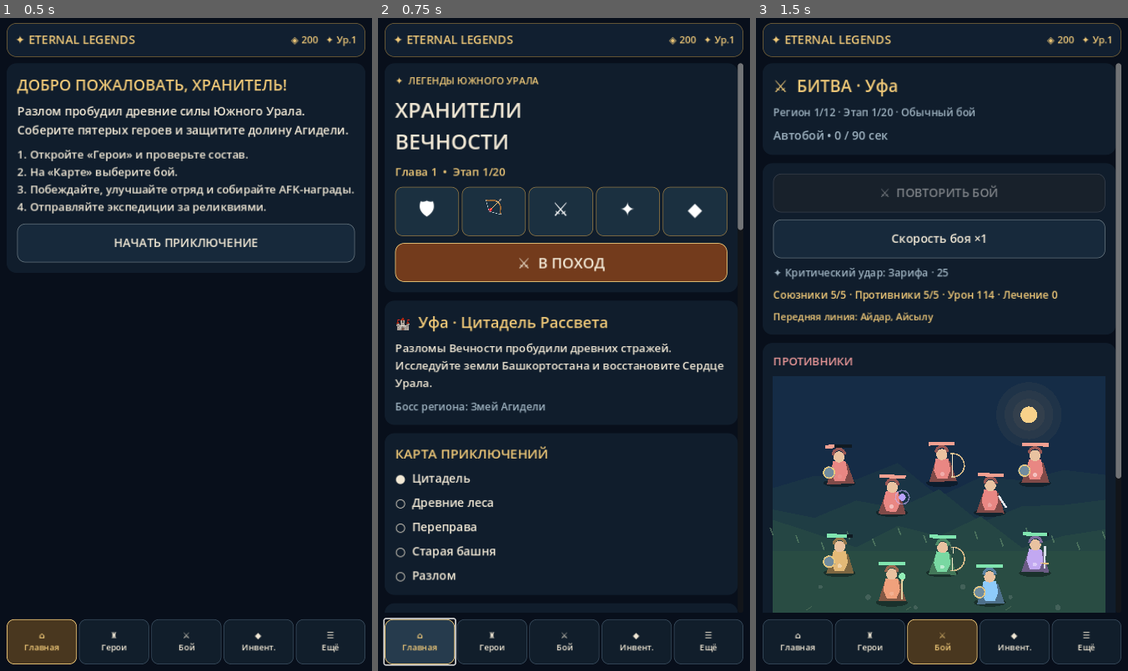
Above: before the commit, frames 1-3 (left to right).
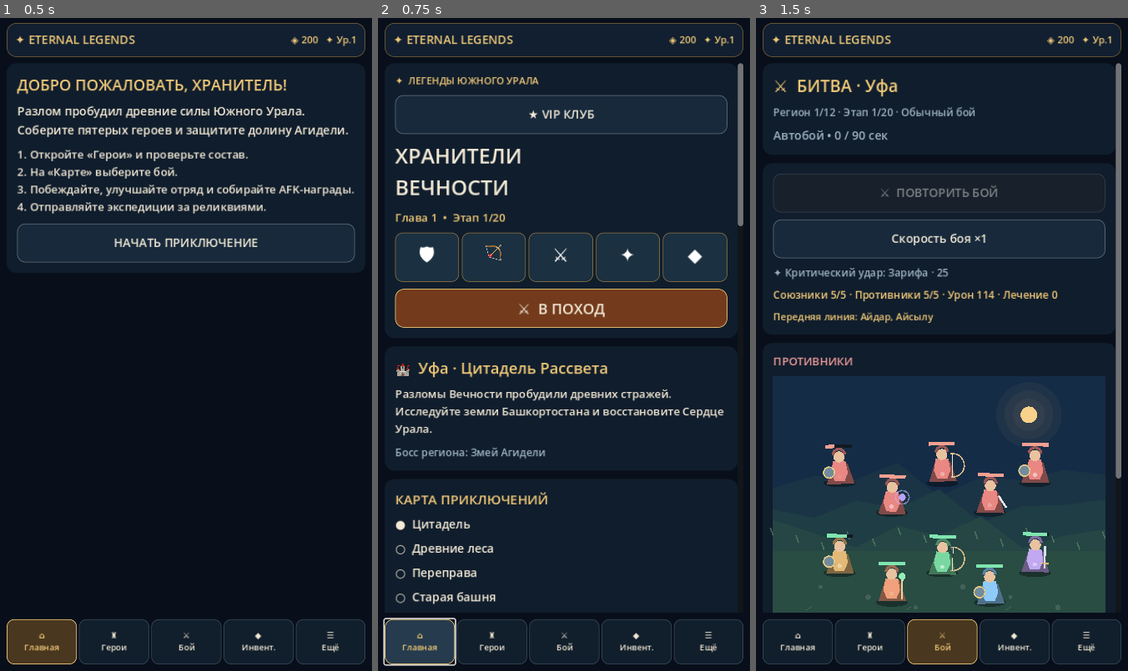
Above: after the commit, the same moments.

Repository: maillunex-lang/5x5
Game: Godot game, scene res://scenes/main.tscn
Same seed, same stepped clock (60 frames per second), same inputs: the game is played once before the commit and once after it.
Inputs:
- Up to frame 1 (0.5 s): no input
- Up to frame 2 (0.75 s): click "⌂ Главная" at 0.5 s
- Up to frame 3 (1.5 s): click "⚔ В ПОХОД" at 1.25 s

Frame 1 is identical in both runs. In frame 2, 19% of the frame differs, in the area x 4-99%, y 11-90%; in frame 3, nothing differs.

Commit message:
feat(v9.6): VIP club free trial and safe local entitlement

Diff:
--- a/scripts/main.gd
+++ b/scripts/main.gd
@@ -15,6 +15,8 @@
 const ARENA_UPDATE_INTERVAL := 0.1
 const ARENA_UPDATE_INTERVAL_REDUCED := 0.2
 const EXPEDITION_SECONDS := 7200
+const VIP_TRIAL_SECONDS := 7 * 24 * 3600
+const VIP_UNLOCK_WINS := 5
 const HEROES := [
  {"name":"Айдар", "role":"Танк", "faction":"Рассвет", "symbol":"🛡", "hp":225, "atk":15, "speed":0.85, "skill":"Щит"},
  {"name":"Айсылу", "role":"Стрелок", "faction":"Лес", "symbol":"🏹", "hp":112, "atk":29, "speed":1.3, "skill":"Точный выстрел"},
@@ -62,6 +64,8 @@
 var safe_container: MarginContainer
 var nav_grid: GridContainer
 var nav_buttons: Dictionary = {}
+var vip_expires_at := 0
+var vip_trial_claimed := false
 var hero_header: Label
 var hud: Label
 var log_label: Label
@@ -330,10 +334,11 @@
   "journal": _show_journal()
   "regions": _show_region_rewards()
   "loot": _show_loot()
+  "vip": _show_vip()
 
 func _refresh_hud() -> void:
  if hud != null:
-  hud.text = "◈ %d   ✦ Ур.%d" % [gold, level]
+  hud.text = "◈ %d   ✦ Ур.%d%s" % [gold, level, "   ★ VIP" if _vip_active() else ""]
 
 func _show_tutorial() -> void:
  if active:
@@ -356,6 +361,9 @@
 func _show_map() -> void:
  var banner := _panel()
  _label(banner,"✦  ЛЕГЕНДЫ ЮЖНОГО УРАЛА",14,GOLD)
+ var vip_button := _button("★ VIP АКТИВЕН" if _vip_active() else "★ VIP КЛУБ")
+ vip_button.pressed.connect(_navigate.bind("vip"))
+ banner.add_child(vip_button)
  _label(banner,"ХРАНИТЕЛИ\nВЕЧНОСТИ",30,TEXT)
  _label(banner,"Глава %d  •  Этап %d/20" % [chapter,stage],16,GOLD)
  var hero_line := HBoxContainer.new()
@@ -1100,9 +1108,49 @@
  _save_data()
  _navigate("expeditions")
 
+func _vip_active() -> bool:
+ return vip_expires_at > 0 and int(Time.get_unix_time_from_system()) < vip_expires_at
+
+func _claim_vip_trial() -> void:
+ # One local, free trial unlocked through normal gameplay. No purchase or real-money entitlement.
+ if vip_trial_claimed or battle_wins < VIP_UNLOCK_WINS:
+  return
+ vip_trial_claimed = true
+ vip_expires_at = int(Time.get_unix_time_from_system()) + VIP_TRIAL_SECONDS
+ _save_data()
+ _navigate("vip")
+
+func _show_vip() -> void:
+ var panel := _panel()
+ _label(panel,"★  VIP КЛУБ ХРАНИТЕЛЕЙ",25,GOLD)
+ _label(panel,"Бесплатный внутриигровой VIP, без покупок и усиления героев.",15,MUTED)
+ if _vip_active():
+  var remaining := maxi(0,vip_expires_at - int(Time.get_unix_time_from_system()))
+  _label(panel,"★ VIP АКТИВЕН • осталось %d дн. %d ч." % [int(remaining / 86400),int((remaining % 86400) / 3600)],19,GOLD)
+  _label(panel,"Привилегии: VIP-значок и быстрый доступ к полезным разделам.",15)
+  for entry in [{"text":"⚔  ЖУРНАЛ СРАЖЕНИЙ","screen":"journal"},{"text":"◆  СНАРЯЖЕНИЕ","screen":"equipment"},{"text":"✦  ЭКСПЕДИЦИИ","screen":"expeditions"},{"text":"☷  ЗАДАНИЯ","screen":"quests"}]:
+   var shortcut := _button(entry.text)
+   shortcut.pressed.connect(_navigate.bind(entry.screen))
+   panel.add_child(shortcut)
+ else:
+  _label(panel,"VIP неактивен",19,MUTED)
+  if not vip_trial_claimed:
+   _label(panel,"Пробный VIP на 7 дней открывается после %d побед. Сейчас: %d/%d." % [VIP_UNLOCK_WINS,mini(VIP_UNLOCK_WINS,battle_wins),VIP_UNLOCK_WINS],16)
+   _progress_meter(panel,battle_wins,VIP_UNLOCK_WINS,GOLD)
+   var activate := _button("★  АКТИВИРОВАТЬ VIP НА 7 ДНЕЙ")
+   activate.disabled = battle_wins < VIP_UNLOCK_WINS
+   activate.pressed.connect(_claim_vip_trial)
+   panel.add_child(activate)
+  else:
+   _label(panel,"Пробный VIP уже использован. Заработанный прогресс сохраняется.",15)
+ _label(panel,"Оплата, подписки и автоматическое продление не подключены.",14,MUTED)
+
 func _show_settings() -> void:
  var p := _panel()
  _label(p,"⚙ НАСТРОЙКИ",22,GOLD)
+ var vip_button := _button("★  VIP КЛУБ")
+ vip_button.pressed.connect(_navigate.bind("vip"))
+ p.add_child(vip_button)
  _label(p,"Автоматический бой · Портретный экран · Локальный прототип",16)
  var fx := _button("Эффекты: экономный режим" if reduced_effects else "Эффекты: обычный режим")
  fx.pressed.connect(_toggle_effects)
@@ -1125,7 +1173,7 @@
  _navigate("settings")
 
 func _save_data() -> void:
- var payload := JSON.stringify({"version":SAVE_VERSION,"gold …(110 unchanged characters)… e_wins,"quests_claimed":quests_claimed,"sound_enabled":sound_enabled,"expedition …(1136 unchanged characters)…
+ var payload := JSON.stringify({"version":SAVE_VERSION,"gold …(110 unchanged characters)… e_wins,"quests_claimed":quests_claimed,"vip_expires_at":vip_expires_at,"vip_trial_claimed":vip_trial_claimed,"sound_enabled":sound_enabled,"expedition …(1136 unchanged characters)…
  # Preserve the previous valid save before writing the new one.
  if FileAccess.file_exists(SAVE_PATH):
   var old := FileAccess.open(SAVE_PATH,FileAccess.READ)
@@ -1279,6 +1327,8 @@
  _reset_daily_if_needed()
  battle_wins = maxi(0,int(data.get("battle_wins",0)))
  quests_claimed = maxi(0,int(data.get("quests_claimed",0)))
+ vip_expires_at = clampi(int(data.get("vip_expires_at",0)),0,2000000000)
+ vip_trial_claimed = bool(data.get("vip_trial_claimed",false))
  sound_enabled = bool(data.get("sound_enabled",true))
  level = clampi(int(data.get("level",1)),1,240)
  chapter = clampi(int(data.get("chapter",1)),1,12)
